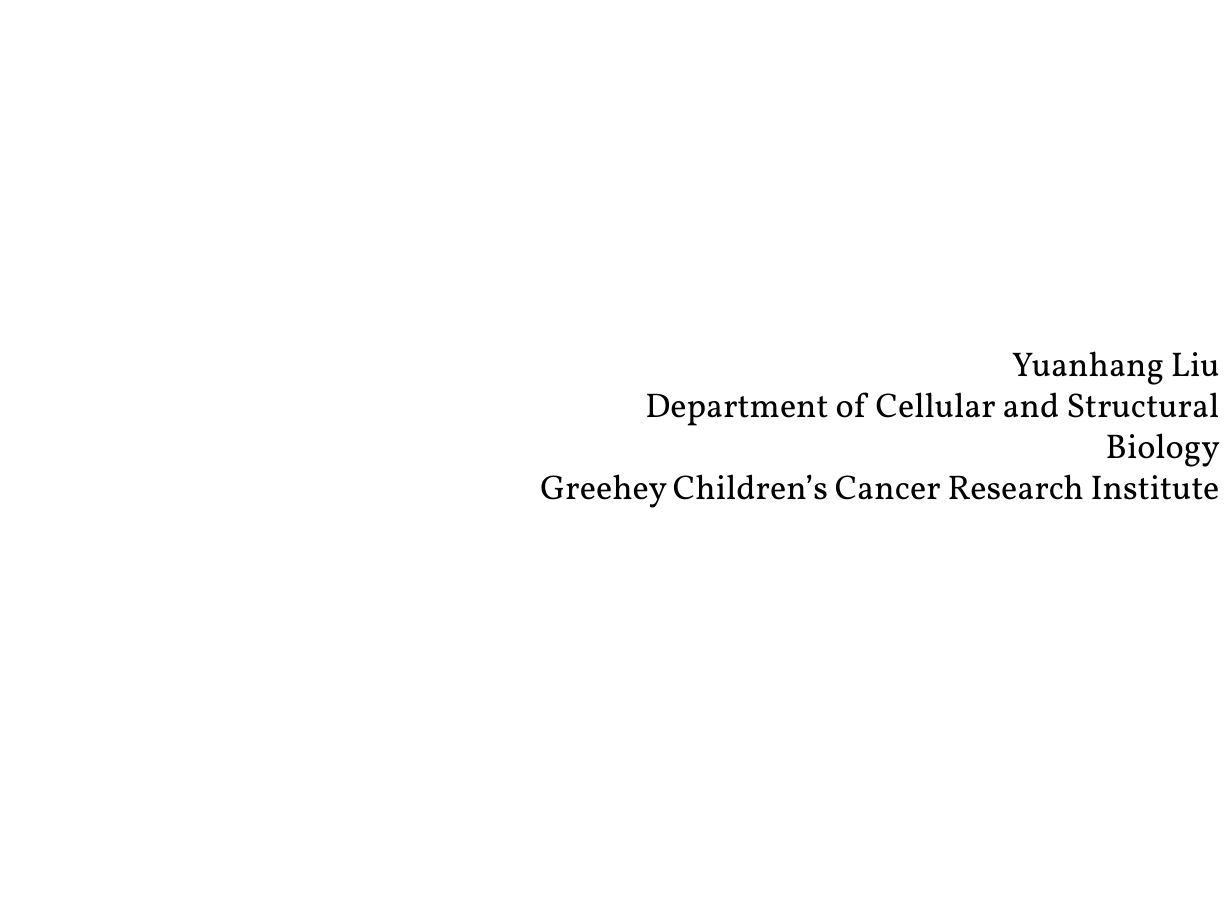
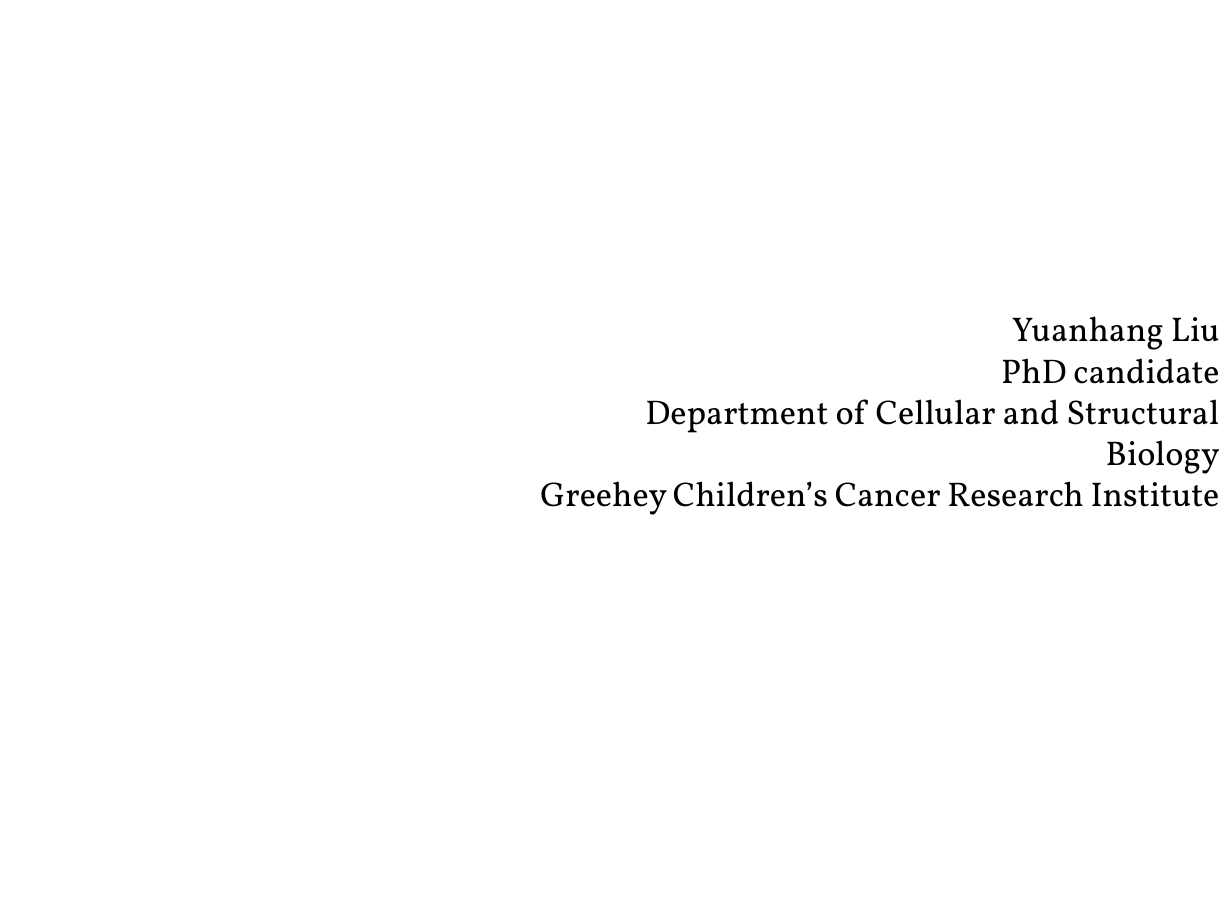
Before and after one commit to Liuy12/BioinformaticsPracticum2015, a slide deck: slide 1 of Slides.pptx. Drawn at 1232x924 pixels with LibreOffice and Linux fonts; fonts in the diff are those of the drawing; background and template pictures are left out. Boxes give left, top, right and bottom in pixels: in the first picture for what was removed or moved away, otherwise in the second. Text is boxed around its words. In the diff, an @@ line names an element or a change of style, - is before the commit and + after.

Commit message:
Update slides

```diff
--- a/Slides.pptx
+++ b/Slides.pptx
@@ text "Yuanhang Liu": place and size @@
-text "Yuanhang Liu" at box(540, 351, 1220, 508)
+text "Yuanhang Liu" at box(540, 316, 1220, 515)
@@ text at box(1001, 358, 1219, 384): paragraph added @@
+PhD candidate
```
